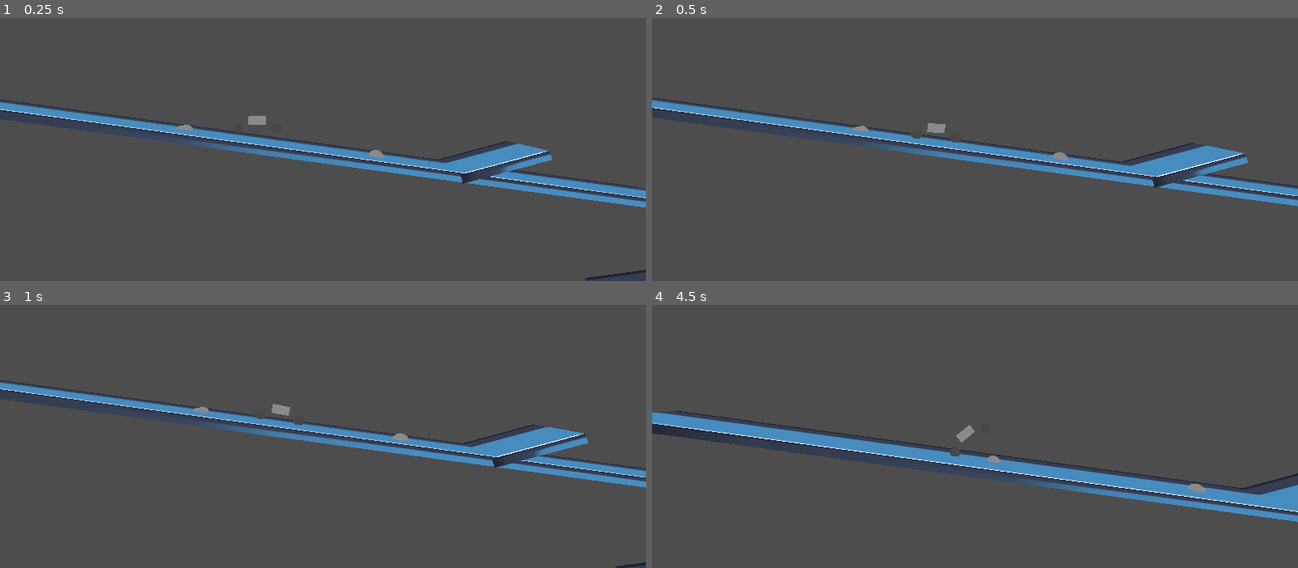
Above: before the commit, frames 1-4 (two rows, left to right).
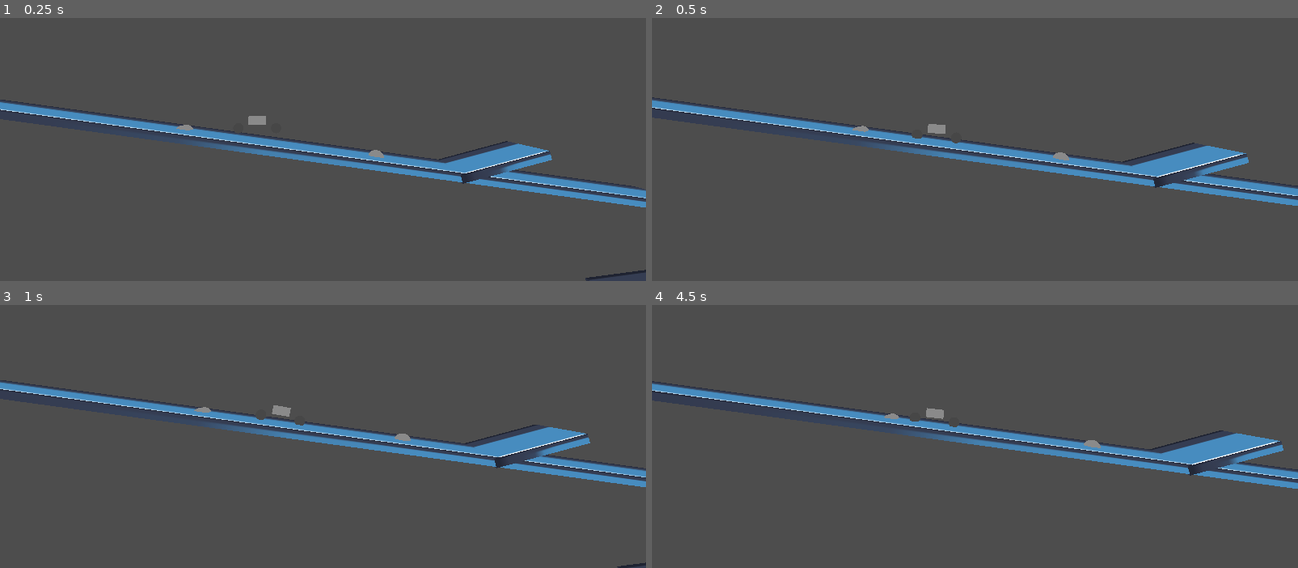
Above: after the commit, the same moments.

Repository: KyleSaki714/brackeysgamejam25-godotgame
Game: Godot game, scene res://World.tscn
Same seed, same stepped clock (60 frames per second), same inputs: the game is played once before the commit and once after it. The engine's default icon, where the game draws it, is replaced by a stand-in: a white triangle on a blue panel in a dark square.
Inputs:
- Up to frame 1 (0.25 s): no input
- Up to frame 2 (0.5 s): no input
- Up to frame 3 (1 s): hold Right (tilt right) from 0.53 s (still down)
- Up to frame 4 (4.5 s): release Right (tilt right) at 1.28 s; hold S (backward) 1.28-2.03 s; hold Right (tilt right) 2.03-2.78 s; hold Up (forward) 2.78-3.53 s; hold Left (tilt left) from 3.53 s (still down)

Frame 1 is identical in both runs. In frame 2, 0.3% of the frame differs, in the area x 0-100%, y 30-72%; in frame 3, 0.5%; in frame 4, 15%, in the area x 0-100%, y 28-83%.

Commit message:
create new collision polygon for bike

Diff:
--- a/World.tscn
+++ b/World.tscn
@@ -30,10 +30,6 @@
 
 [sub_resource type="BoxMesh" id="BoxMesh_b8d4s"]
 size = Vector3(2, 1, 0.5)
-
-[sub_resource type="CapsuleShape3D" id="CapsuleShape3D_5gffx"]
-radius = 0.832317
-height = 6.0
 
 [sub_resource type="StandardMaterial3D" id="StandardMaterial3D_3qqb4"]
 albedo_color = Color(0.277528, 0.277528, 0.277528, 1)
@@ -93,7 +89,7 @@
 axis_lock_linear_z = true
 axis_lock_angular_x = true
 axis_lock_angular_y = true
-mass = 10.075
+mass = 15.0
 physics_material_override = SubResource("PhysicsMaterial_q1e04")
 center_of_mass_mode = 1
 center_of_mass = Vector3(-0.94, 0, 0)
@@ -103,9 +99,9 @@
 transform = Transform3D(1, 0, 0, 0, 1, 0, 0, 0, 1, 0, 0.950065, 0)
 mesh = SubResource("BoxMesh_b8d4s")
 
-[node name="CollisionShape3D" type="CollisionShape3D" parent="Bike"]
-transform = Transform3D(-4.37114e-08, 1, 0, -1, -4.37114e-08, 0, 0, 0, 1, 0, 0.441979, 0)
-shape = SubResource("CapsuleShape3D_5gffx")
+[node name="CollisionPolygon3D" type="CollisionPolygon3D" parent="Bike"]
+transform = Transform3D(1, 0, 0, 0, 1, 0, 0, 0, 1, 0, 0.387584, 0)
+polygon = PackedVector2Array(1.71806, -0.710442, 2.73276, -0.687381, 3.0904, -0.203935, 3.12177, 0.51768, 2.68253, 0.988299, 1.99229, 1.01967, 0.564742, 1.08242, 0.596777, 3.70772, -0.417918, 3.00436, -0.977333, 1.08468, -2.36878, 1.01967, -3.04333, 0.611804, -3.0904, -0.0313746, -2.72959, -0.596117, -2.02366, -0.611804, -0.957042, 0.327314, 0.749491, 0.327314)
 
 [node name="VehicleWheel3D" type="VehicleWheel3D" parent="Bike"]
 transform = Transform3D(-6.60333e-08, 0, 1.51066, 0, 1.51066, 0, -1.51066, 0, -6.60333e-08, 2.29294, 0.167224, 0)
Not shown: 1 places in World.tscn that only renumber resources
